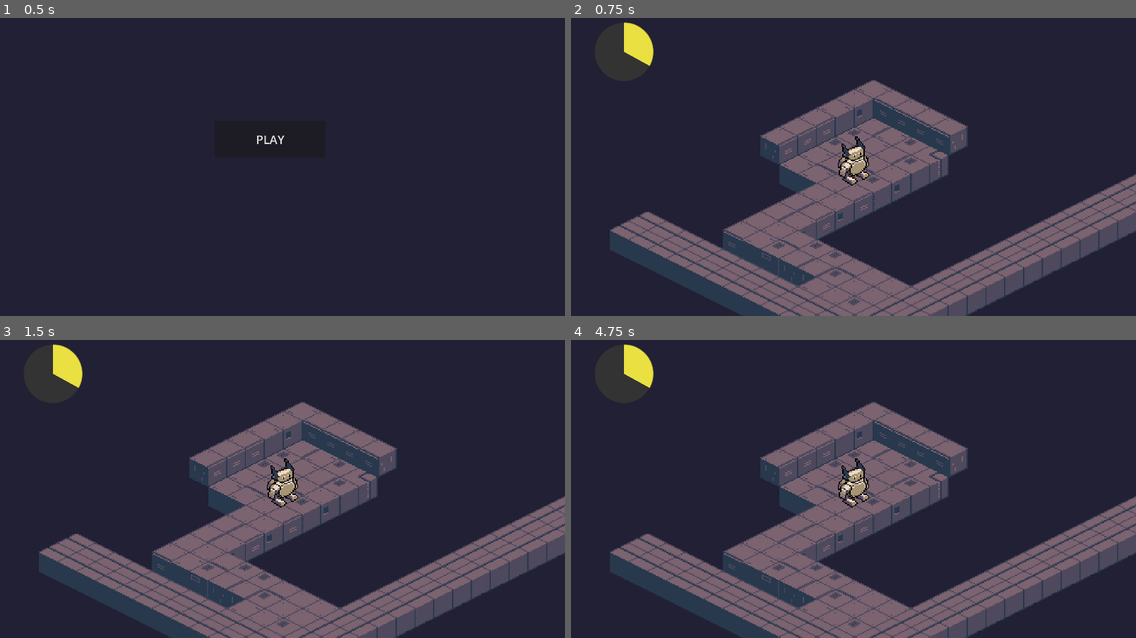
Above: before the commit, frames 1-4 (two rows, left to right).
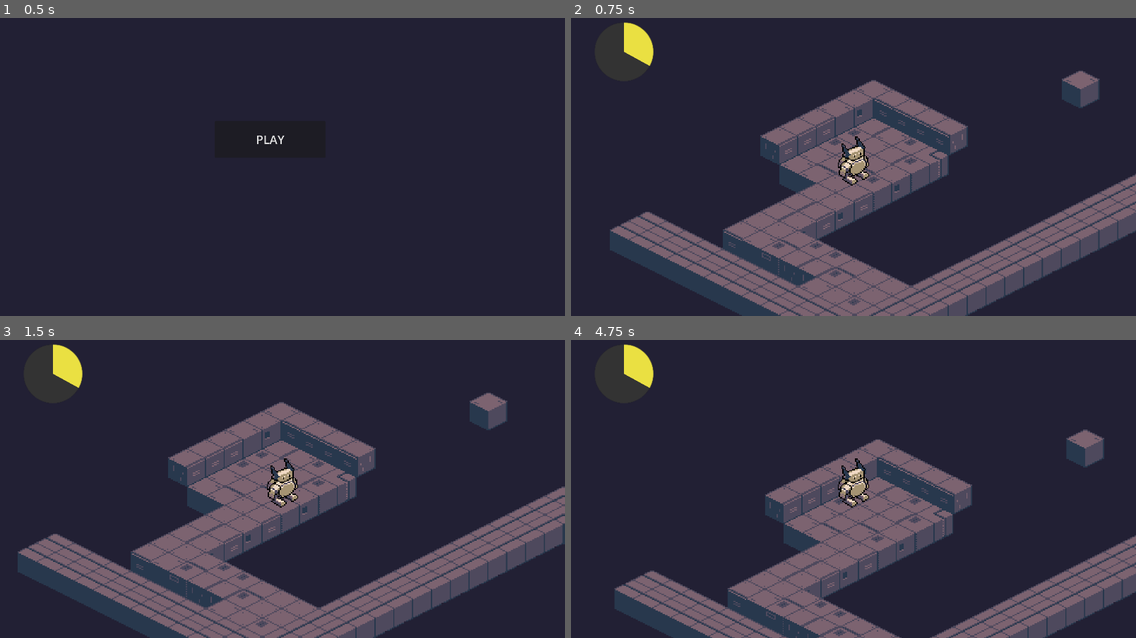
Above: after the commit, the same moments.

Repository: greatbrick0/GMTK-Jam-2026
Game: Godot game, scene res://Scenes/main_menu.tscn
Two runs of this game, one before a commit and one after it. Both use one fixed random seed, a clock stepped at 60 frames per second and the inputs below. Sound files missing from this copy of the repository are replaced by a short silence.
Inputs:
- Up to frame 1 (0.5 s): no input
- Up to frame 2 (0.75 s): click "PLAY" at 0.5 s
- Up to frame 3 (1.5 s): tap Enter at 1.25 s; hold D (move_right) from 1.28 s (still down)
- Up to frame 4 (4.75 s): release D (move_right) at 2.03 s; hold S (move_down) 2.03-2.78 s; hold D (move_right) 2.78-3.53 s; tap Space at 3.5 s; hold W (move_up) 3.53-4.28 s; hold A (move_left) from 4.28 s (still down)

Frame 1 is identical in both runs. In frame 2, 0.6% of the frame differs, in the area x 86-94%, y 17-31%; in frame 3, 21%; in frame 4, 33%, in the area x 6-100%, y 20-100%.

Commit message:
Added Void Collision

Diff:
--- a/gmtk-jam-2026/FloorMetalTiles.tres
+++ b/gmtk-jam-2026/FloorMetalTiles.tres
@@ -22,6 +22,7 @@
 0:1/0 = 0
 1:1/0 = 0
 2:1/0 = 0
+2:1/0/physics_layer_0/polygon_0/points = PackedVector2Array(0, -8, -16, 0, 0, 8, 16, 0)
 3:1/0 = 0
 3:1/0/texture_origin = Vector2i(0, -8)
 4:1/0 = 0
@@ -34,4 +35,5 @@
 [resource]
 tile_shape = 1
 tile_size = Vector2i(32, 16)
+physics_layer_0/collision_layer = 1
 sources/0 = SubResource("TileSetAtlasSource_hrmgh")
--- a/gmtk-jam-2026/Scenes/open_level.tscn
+++ b/gmtk-jam-2026/Scenes/open_level.tscn
@@ -1,15 +1,19 @@
 [gd_scene format=4 uid="uid://bc8vlfoxxw4nc"]
 
 [ext_resource type="TileSet" uid="uid://bs0w7ya46nrp5" path="res://FloorMetalTiles.tres" id="1_ijny6"]
+[ext_resource type="Script" uid="uid://cga4li0dcyl5w" path="res://scripts/level.gd" id="1_xn2qg"]
 [ext_resource type="TileSet" uid="uid://cvqxdecphj0lq" path="res://WallMetalTiles.tres" id="2_fuync"]
 [ext_resource type="PackedScene" uid="uid://bfwl5fi230vcx" path="res://scenes/player.tscn" id="3_pfnis"]
 
-[node name="OpenLevel" type="Node2D" unique_id=1131854116]
+[node name="OpenLevel" type="Node2D" unique_id=1131854116 node_paths=PackedStringArray("floorLayer", "playerLayer")]
 texture_filter = 1
+script = ExtResource("1_xn2qg")
+floorLayer = NodePath("TileMapLayer")
+playerLayer = NodePath("TileMapLayer2")
 
 [node name="TileMapLayer" type="TileMapLayer" parent="." unique_id=2063257103]
 y_sort_enabled = true
-tile_map_data = PackedByteArray("AAAAAAEAAAADAAAAAAAAAAIAAAA …(1904 unchanged characters)… CAAAAAAD+/wwAAAADAAAAAAD+/w0AAAADAAAAAAA=")
+tile_map_data = PackedByteArray("AAAAAAEAAAADAAAAAAAAAAIAAAA …(1904 unchanged characters)… CAAAAAAD+/wwAAAADAAAAAAD+/w0AAAADAAAAAAAFAPn/AAAAAAAAAAAJAPf/AAAAAAAAAAAMAPf/AAAAAAAAAAAOAPv/AAAAAAAAAAAQAP7/AAAAAAAAAAALAP7/AAAAAAAAAAA=")
 tile_set = ExtResource("1_ijny6")
 
 [node name="TileMapLayer2" type="TileMapLayer" parent="." unique_id=365772771]
@@ -20,3 +24,4 @@
 
 [node name="Player" parent="TileMapLayer2" unique_id=706144404 instance=ExtResource("3_pfnis")]
 position = Vector2(-1, 18)
+canMove = true
--- /dev/null
+++ b/gmtk-jam-2026/Scripts/level.gd
@@ -0,0 +1,12 @@
+extends Node2D
+class_name Level
+
+@export var floorLayer: TileMapLayer
+@export var playerLayer: TileMapLayer
+
+func _ready():
+	for ii in floorLayer.get_used_cells():
+		if(floorLayer.get_cell_source_id(ii) != -1):
+			for jj in floorLayer.get_surrounding_cells(ii):
+				if(floorLayer.get_cell_source_id(jj) == -1):
+					floorLayer.set_cell(jj, 0, Vector2i(2, 1))
Not shown, added: gmtk-jam-2026/Scripts/level.gd.uid
